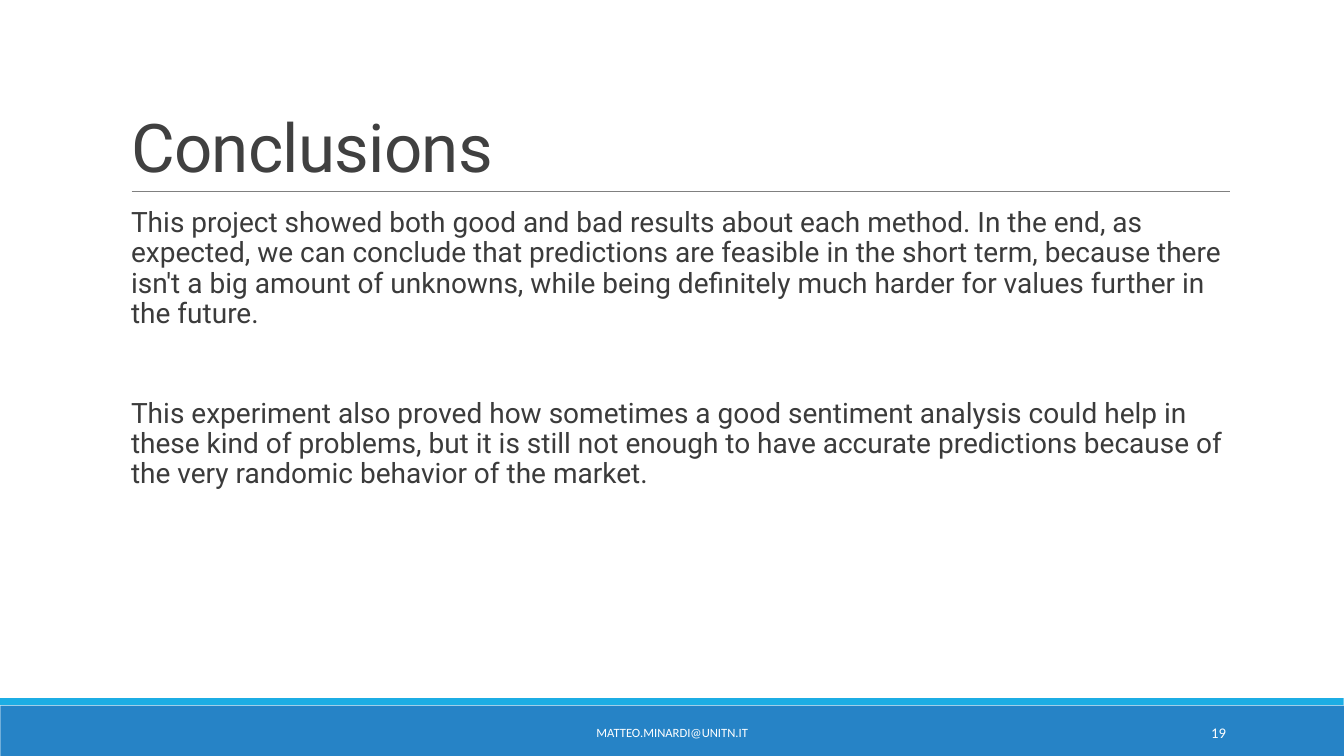
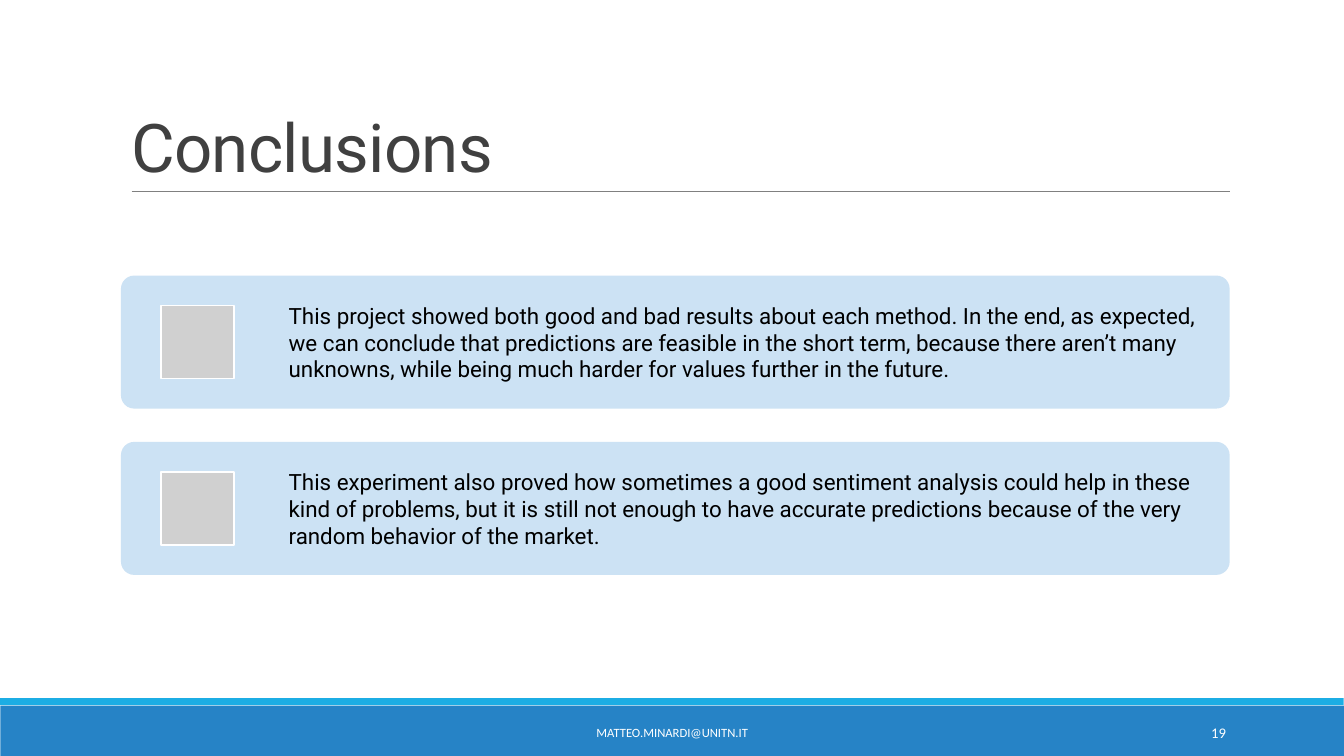
Before and after one commit to matteominardi/Futures-Contract-Pricing-Forecast-AI-for-finance, a slide deck: slide 19 of presentation.pptx. Drawn at 1344x756 pixels with LibreOffice and Linux fonts; fonts in the diff are those of the drawing; grey boxes stand for pictures. Boxes give left, top, right and bottom in pixels: in the first picture for what was removed or moved away, otherwise in the second. Text is boxed around its words. In the diff, an @@ line names an element or a change of style, - is before the commit and + after.

```diff
--- a/presentation.pptx
+++ b/presentation.pptx
@@ text removed at box(131, 211, 1222, 489) @@
-  This project showed both good and bad results about each method. In the end, as expected, we can conclude that predictions are feasible in the short term, because there isn't a big amount of unknowns, while being definitely much harder for values further in the future.
-  This experiment also proved how sometimes a good sentiment analysis could help in these kind of problems, but it is still not enough to have accurate predictions because of the very randomic behavior of the market.
@@ group added at box(121, 275, 1230, 575): 2 rounded rectangles, 2 pictures, 2 texts @@
+This project showed both good and bad results about each method. In the end, as expected, we can conclude that predictions are feasible in the short term, because there aren’t many unknowns, while being much harder for values further in the future.
+This experiment also proved how sometimes a good sentiment analysis could help in these kind of problems, but it is still not enough to have accurate predictions because of the very random behavior of the market.
```
Also in this commit, not shown: 13 other slides changed, 2 other files.
